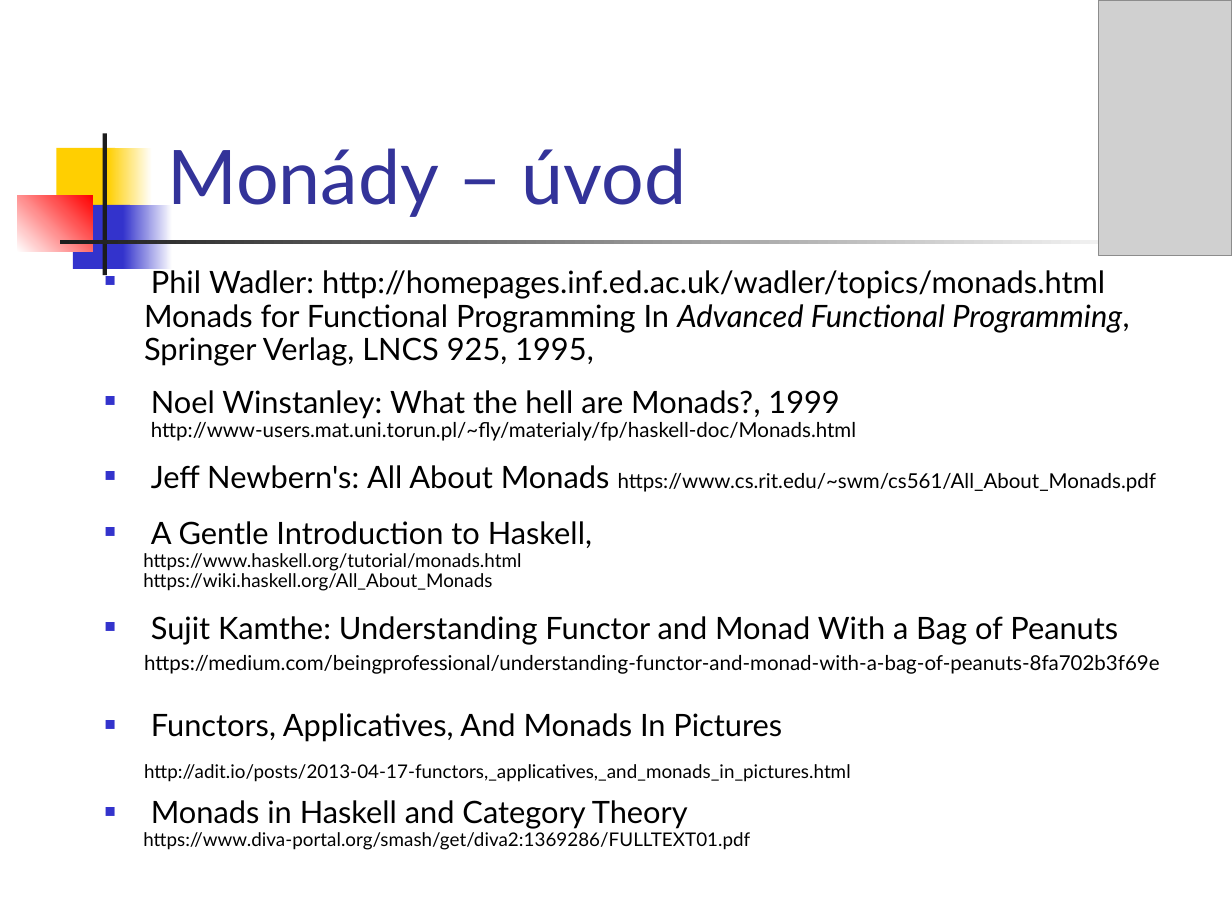
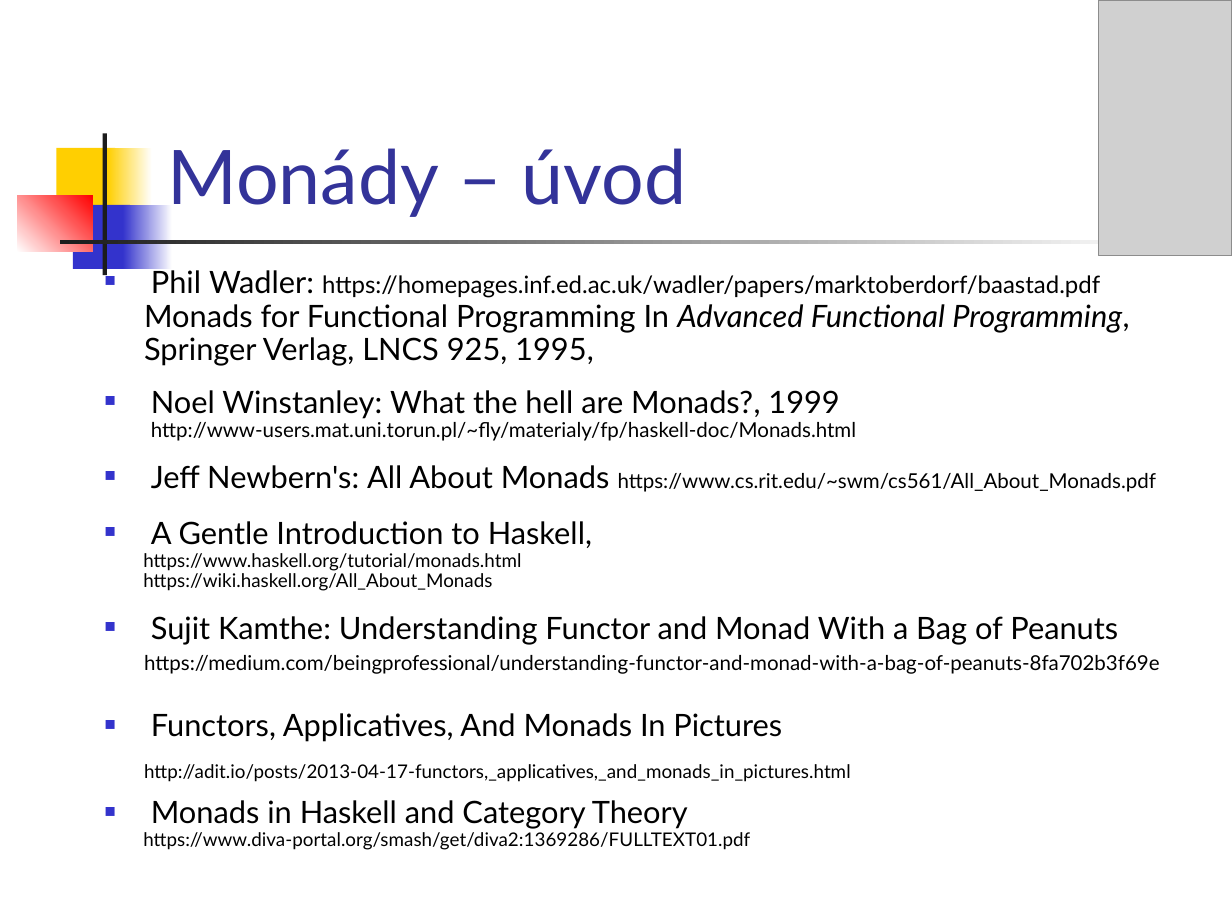
Before and after one commit to Funkcionalne/Prednasky, a slide deck: slide 3 of 11/11_fpro.ppt (slide 2 before the commit). Drawn at 1232x924 pixels with LibreOffice and Linux fonts; fonts in the diff are those of the drawing; grey boxes stand for pictures. Boxes give left, top, right and bottom in pixels: in the first picture for what was removed or moved away, otherwise in the second. Text is boxed around its words. In the diff, an @@ line names an element or a change of style, - is before the commit and + after.

```diff
--- a/11/11_fpro.ppt
+++ b/11/11_fpro.ppt
@@ text at (x1=151, y1=266, x2=1100, y2=298): text changed; size 18 to 14 pt @@
-■ Phil Wadler: http://homepages.inf.ed.ac.uk/wadler/topics/monads.html
+■ Phil Wadler: https://homepages.inf.ed.ac.uk/wadler/papers/marktoberdorf/baastad.pdf
```
Also in this commit, not shown: 1 slide added, 1 other file.
